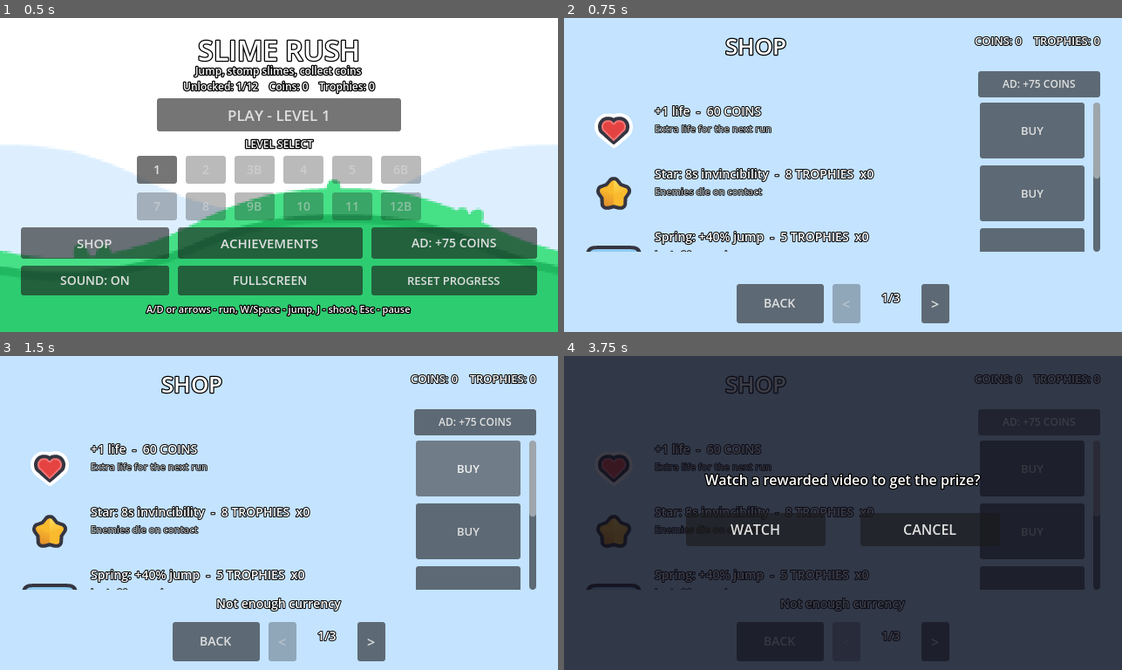
Above: before the commit, frames 1-4 (two rows, left to right).
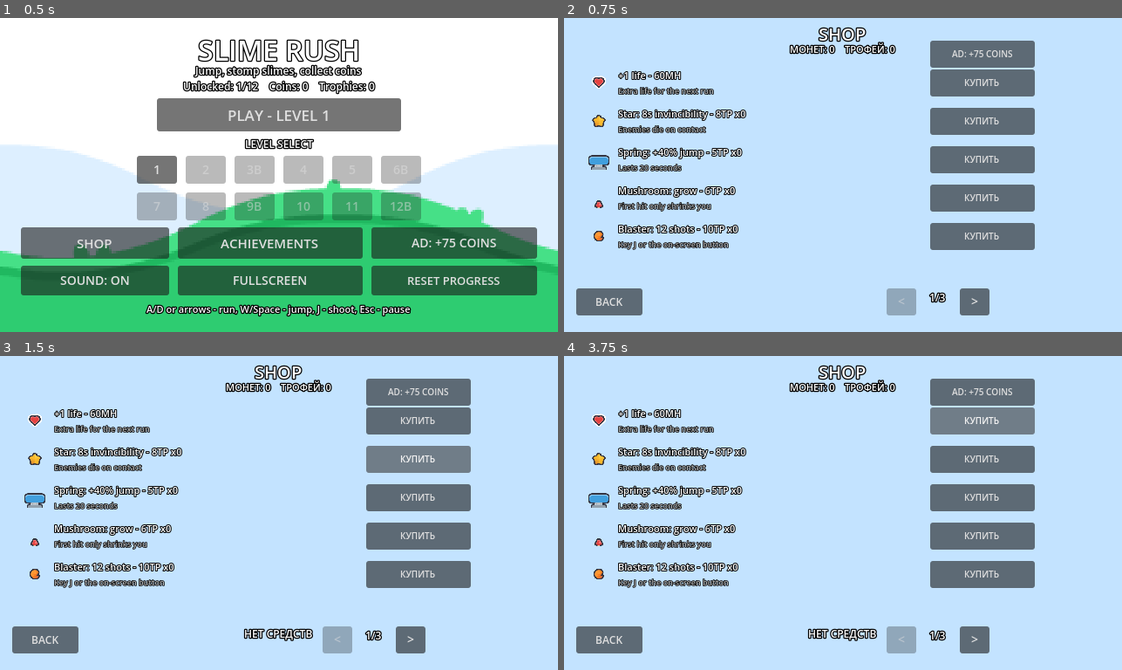
Above: after the commit, the same moments.

Repository: ybragim-ai/slime_rush
Game: Godot game, scene res://menu.tscn
The game is run twice, just before and just after one commit, with the same random seed, the same clock (stepped at 60 frames per second) and the same inputs.
Inputs (mouse positions are in pixels of both pictures, inside the frame that each line leads up to):
- Up to frame 1 (0.5 s): no input
- Up to frame 2 (0.75 s): click "SHOP" at 0.5 s
- Up to frame 3 (1.5 s): click (468, 469) at 1.25 s, where only the run before the commit has a clickable "BUY"
- Up to frame 4 (3.75 s): click (1032, 531) at 2 s, where only the run before the commit has a clickable "BUY"; click (1032, 594) at 2.75 s, where only the run before the commit has a clickable "BUY"; click (982, 421) at 3.5 s, where only the run after the commit has a clickable "КУПИТЬ"

Frame 1 is identical in both runs. In frame 2, 27% of the frame differs, in the area x 2-97%, y 2-98%; in frame 3, 28%; in frame 4, 99%, in the area x 0-100%, y 0-100%.

Commit message:
Add files via upload

Diff:
--- a/shop.gd
+++ b/shop.gd
@@ -10,13 +10,12 @@
 var root: Control
 var balance: Label
 var toast: Label
+var pagination_label: Label
+var prev_btn: Button
+var next_btn: Button
 var page := 0
 var rows: Array = []
 var ad_box
-var items_container: VBoxContainer
-var pagination_label: Label
-var prev_btn: Button
-var next_btn: Button
 
 const ICON_COLORS := {
 	"heart": Color(0.906, 0.298, 0.235),
@@ -26,124 +25,37 @@
 	"flamethrower": Color(0.902, 0.494, 0.133)
 }
 
-
 func _ready() -> void:
 	Ya.game_ready()
 	UI.make_background(self, "background_solid_sky")
 	root = UI.make_ui_layer(self, 10)
 
-	# Настройка root для правильного позиционирования
-	var viewport_size := get_viewport().get_visible_rect().size
-	root.position = Vector2.ZERO
-	root.size = viewport_size
-	root.set_anchors_preset(Control.PRESET_FULL_RECT)
-
-	# Основной вертикальный контейнер
-	var main_container := VBoxContainer.new()
-	main_container.size_flags_horizontal = Control.SIZE_EXPAND_FILL
-	main_container.size_flags_vertical = Control.SIZE_EXPAND_FILL
-	main_container.set_anchors_preset(Control.PRESET_FULL_RECT)
-	main_container.offset_left = 25
-	main_container.offset_top = 10
-	main_container.offset_right = -25
-	main_container.offset_bottom = -10
-	main_container.add_theme_constant_override("separation", 6)
-	root.add_child(main_container)
-
-	# Верхняя панель с заголовком и балансом
-	var header := HBoxContainer.new()
-	header.size_flags_horizontal = Control.SIZE_EXPAND_FILL
-	header.add_theme_constant_override("separation", 20)
-	header.custom_minimum_size = Vector2(0, 45)
-	main_container.add_child(header)
-
-	var title := Label.new()
-	title.text = L.t("shop")
-	title.horizontal_alignment = HORIZONTAL_ALIGNMENT_CENTER
-	title.size_flags_horizontal = Control.SIZE_EXPAND_FILL
-	title.add_theme_font_size_override("font_size", 26)
-	UI.style_label(title, 26, 5)
-	header.add_child(title)
-
-	balance = Label.new()
-	balance.text = ""
-	balance.horizontal_alignment = HORIZONTAL_ALIGNMENT_RIGHT
-	balance.custom_minimum_size = Vector2(180, 30)
-	balance.add_theme_font_size_override("font_size", 13)
-	UI.style_label(balance, 13, 4)
-	header.add_child(balance)
-
-	# Кнопка рекламы
-	var ad_container := HBoxContainer.new()
-	ad_container.size_flags_horizontal = Control.SIZE_EXPAND_FILL
-	ad_container.alignment = BoxContainer.ALIGNMENT_END
-	ad_container.custom_minimum_size = Vector2(0, 30)
-	main_container.add_child(ad_container)
-
-	var ad_btn := Button.new()
-	ad_btn.text = L.t("ad_coins")
-	ad_btn.custom_minimum_size = Vector2(140, 28)
-	ad_btn.add_theme_font_size_override("font_size", 12)
-	ad_container.add_child(ad_btn)
+	# ЗАГОЛОВОК
+	UI.make_label(root, L.t("shop"), Vector2(0, 4), 640.0, 20)
+
+	# БАЛАНС
+	balance = UI.make_label(root, "", Vector2(0, 28), 640.0, 11)
+
+	# КНОПКА РЕКЛАМЫ - выровнена по колонке кнопок "КУПИТЬ" (x=420, w=120)
+	var ad_btn := UI.make_button(root, L.t("ad_coins"), Vector2(420, 26), Vector2(120, 24), 10)
 	ad_btn.pressed.connect(func(): ad_box.ask("coins"))
 
-	# КОНТЕЙНЕР С ПРОКРУТКОЙ
-	var scroll := ScrollContainer.new()
-	scroll.size_flags_horizontal = Control.SIZE_EXPAND_FILL
-	scroll.size_flags_vertical = Control.SIZE_EXPAND_FILL
-	scroll.horizontal_scroll_mode = ScrollContainer.SCROLL_MODE_DISABLED
-	main_container.add_child(scroll)
-
-	# Контейнер для списка товаров (внутри скролла)
-	items_container = VBoxContainer.new()
-	items_container.size_flags_horizontal = Control.SIZE_EXPAND_FILL
-	items_container.add_theme_constant_override("separation", 8)
-	scroll.add_child(items_container)
-
-	# Toast сообщение
-	toast = Label.new()
-	toast.text = ""
-	toast.horizontal_alignment = HORIZONTAL_ALIGNMENT_CENTER
-	toast.custom_minimum_size = Vector2(0, 25)
-	toast.add_theme_font_size_override("font_size", 14)
-	UI.style_label(toast, 14, 4)
-	main_container.add_child(toast)
-
-	# Нижняя панель с кнопками навигации
-	var bottom_panel := HBoxContainer.new()
-	bottom_panel.alignment = BoxContainer.ALIGNMENT_CENTER
-	bottom_panel.size_flags_horizontal = Control.SIZE_EXPAND_FILL
-	bottom_panel.add_theme_constant_override("separation", 10)
-	bottom_panel.custom_minimum_size = Vector2(0, 45)
-	main_container.add_child(bottom_panel)
-
-	var back := Button.new()
-	back.text = L.t("back")
-	back.custom_minimum_size = Vector2(100, 32)
-	back.add_theme_font_size_override("font_size", 14)
-	bottom_panel.add_child(back)
+	# TOAST
+	toast = UI.make_label(root, "", Vector2(0, 310), 640.0, 12)
+
+	# КНОПКА НАЗАД
+	var back := UI.make_button(root, L.t("back"), Vector2(14, 310), Vector2(76, 26), 12)
 	back.pressed.connect(_on_back)
 
-	prev_btn = Button.new()
-	prev_btn.text = "<"
-	prev_btn.custom_minimum_size = Vector2(32, 32)
-	prev_btn.add_theme_font_size_override("font_size", 16)
+	# СТРЕЛКИ И ПАГИНАЦИЯ
+	prev_btn = UI.make_button(root, "<", Vector2(370, 310), Vector2(34, 26), 14)
 	prev_btn.pressed.connect(_on_prev)
-	bottom_panel.add_child(prev_btn)
-
-	pagination_label = Label.new()
+
+	pagination_label = UI.make_label(root, "", Vector2(406, 312), 46.0, 12)
 	pagination_label.horizontal_alignment = HORIZONTAL_ALIGNMENT_CENTER
-	pagination_label.custom_minimum_size = Vector2(50, 32)
-	pagination_label.add_theme_font_size_override("font_size", 14)
-	UI.style_label(pagination_label, 14, 4)
-	bottom_panel.add_child(pagination_label)
-
-	next_btn = Button.new()
-	next_btn.text = ">"
-	next_btn.custom_minimum_size = Vector2(32, 32)
-	next_btn.add_theme_font_size_override("font_size", 16)
+
+	next_btn = UI.make_button(root, ">", Vector2(454, 310), Vector2(34, 26), 14)
 	next_btn.pressed.connect(_on_next)
-	bottom_panel.add_child(next_btn)
 
 	_build_rows()
 
@@ -152,7 +64,6 @@
 	Ya.rewarded.connect(_on_rewarded)
 	Globals.hud_changed.connect(_refresh)
 	_refresh()
-
 
 func _build_rows() -> void:
 	for row in rows:
@@ -161,69 +72,60 @@
 	rows.clear()
 
 	for i in range(PER_PAGE):
-		var item_row := HBoxContainer.new()
-		item_row.alignment = BoxContainer.ALIGNMENT_CENTER
-		item_row.size_flags_horizontal = Control.SIZE_EXPAND_FILL
-		item_row.add_theme_constant_override("separation", 15)
-
-		var row_height := 64
-		item_row.custom_minimum_size = Vector2(0, row_height)
-		items_container.add_child(item_row)
-
-		# Иконка с отступом слева
-		var icon_container := HBoxContainer.new()
-		icon_container.custom_minimum_size = Vector2(50, 0)
-		icon_container.alignment = BoxContainer.ALIGNMENT_CENTER
-		item_row.add_child(icon_container)
-
+		var y := 58.0 + float(i) * 44.0
+
+		var container := Node2D.new()
+		root.add_child(container)
+
+		# ИКОНКА - фиксированный бокс 24x24, текстура масштабируется внутрь
 		var icon := TextureRect.new()
-		icon.custom_minimum_size = Vector2(32, 32)
-		# В Godot 4.7 используем size вместо expand
-		icon.size = Vector2(32, 32)
-		icon.stretch_mode = TextureRect.STRETCH_KEEP_CENTERED
-		icon_container.add_child(icon)
-
-		# Контейнер для текста
-		var text_container := VBoxContainer.new()
-		text_container.size_flags_horizontal = Control.SIZE_EXPAND_FILL
-		text_container.add_theme_constant_override("separation", 2)
-		item_row.add_child(text_container)
-
+		icon.expand_mode = TextureRect.EXPAND_IGNORE_SIZE
+		icon.stretch_mode = TextureRect.STRETCH_KEEP_ASPECT_CENTERED
+		icon.custom_minimum_size = Vector2(24, 24)
+		icon.position = Vector2(28, y + 4)
+		icon.size = Vector2(24, 24)
+		icon.mouse_filter = Control.MOUSE_FILTER_IGNORE
+		icon.visible = false
+		container.add_child(icon)
+
+		# ЗАГЛУШКА ИКОНКИ - создаётся один раз, а не каждый _refresh()
+		var fallback := ColorRect.new()
+		fallback.position = Vector2(28, y + 4)
+		fallback.size = Vector2(24, 24)
+		fallback.mouse_filter = Control.MOUSE_FILTER_IGNORE
+		fallback.visible = false
+		container.add_child(fallback)
+
+		# НАЗВАНИЕ - увеличен отступ
 		var name_label := Label.new()
-		name_label.text = ""
-		name_label.size_flags_horizontal = Control.SIZE_EXPAND_FILL
-		name_label.add_theme_font_size_override("font_size", 14)
-		UI.style_label(name_label, 14, 4)
-		text_container.add_child(name_label)
-
+		name_label.position = Vector2(62, y)
+		name_label.size = Vector2(340, 18)
+		name_label.clip_text = true
+		name_label.add_theme_font_size_override("font_size", 11)
+		UI.style_label(name_label, 11, 4)
+		container.add_child(name_label)
+
+		# ОПИСАНИЕ - увеличен отступ
 		var desc_label := Label.new()
-		desc_label.text = ""
-		desc_label.size_flags_horizontal = Control.SIZE_EXPAND_FILL
-		desc_label.add_theme_font_size_override("font_size", 11)
+		desc_label.position = Vector2(62, y + 19)
+		desc_label.size = Vector2(340, 13)
+		desc_label.clip_text = true
+		desc_label.add_theme_font_size_override("font_size", 9)
 		desc_label.modulate = Color(0.7, 0.7, 0.7)
-		UI.style_label(desc_label, 11, 3)
-		text_container.add_child(desc_label)
-
-		# Кнопка покупки
-		var btn_container := HBoxContainer.new()
-		btn_container.custom_minimum_size = Vector2(140, 0)
-		btn_container.alignment = BoxContainer.ALIGNMENT_CENTER
-		item_row.add_child(btn_container)
-
-		var btn := Button.new()
-		btn.text = L.t("buy")
-		btn.custom_minimum_size = Vector2(120, 32)
-		btn.add_theme_font_size_override("font_size", 13)
-		btn_container.add_child(btn)
+		UI.style_label(desc_label, 9, 3)
+		container.add_child(desc_label)
+
+		# КНОПКА КУПИТЬ
+		var btn := UI.make_button(container, L.t("buy"), Vector2(420, y + 1), Vector2(120, 24), 10)
 
 		rows.append({
 			"icon": icon,
+			"fallback": fallback,
 			"name": name_label,
 			"desc": desc_label,
 			"button": btn,
-			"container": item_row
+			"container": container
 		})
-
 
 func _page_items() -> Array:
 	var items: Array = []
@@ -234,13 +136,11 @@
 			items.append(Globals.SHOP[index])
 	return items
 
-
 func _pages() -> int:
 	return int(ceil(float(Globals.SHOP.size()) / float(PER_PAGE)))
 
-
 func _refresh() -> void:
-	balance.text = "%s: %d    %s: %d" % [L.t("coins"), Globals.coins, L.t("trophies"), Globals.trophies]
+	balance.text = "МОНЕТ: %d    ТРОФЕЙ: %d" % [Globals.coins, Globals.trophies]
 	pagination_label.text = "%d/%d" % [page + 1, _pages()]
 
 	prev_btn.disabled = (page == 0)
@@ -250,32 +150,39 @@
 	for i in range(rows.size()):
 		var row: Dictionary = rows[i]
 		var icon: TextureRect = row["icon"]
+		var fallback: ColorRect = row["fallback"]
 		var name_label: Label = row["name"]
 		var desc_label: Label = row["desc"]
 		var btn: Button = row["button"]
+		var container: Node2D = row["container"]
 
 		if i >= items.size():
-			icon.visible = false
-			name_label.text = ""
-			desc_label.text = ""
-			btn.visible = false
+			container.visible = false
 			continue
 
+		container.visible = true
 		var item: Dictionary = items[i]
 		var id := String(item["id"])
 
-		# Загружаем иконку
-		icon.visible = true
-		var icon_path := UI.TILES + String(item.get("icon", "heart")) + ".png"
+		var icon_name := String(item.get("icon", "heart"))
+		var icon_path := UI.TILES + icon_name + ".png"
 		if ResourceLoader.exists(icon_path):
 			icon.texture = load(icon_path)
-
-		var unit := L.t("trophies") if String(item["currency"]) == "trophies" else L.t("coins")
+			icon.visible = true
+			fallback.visible = false
+		else:
+			icon.texture = null
+			icon.visible = false
+			fallback.color = ICON_COLORS.get(icon_name, Color(0.5, 0.5, 0.5))
+			fallback.visible = true
+
+		var currency := String(item["currency"])
+		var unit := "ТР" if currency == "trophies" else "МН"
 		var suffix := ""
 		if String(item["kind"]) == "booster":
-			suffix = "  x%d" % int(Globals.inventory.get(id, 0))
-
-		name_label.text = "%s  -  %d %s%s" % [L.pick(item["name"]), int(item["price"]), unit, suffix]
+			suffix = " x%d" % int(Globals.inventory.get(id, 0))
+
+		name_label.text = "%s - %d%s%s" % [L.pick(item["name"]), int(item["price"]), unit, suffix]
 		desc_label.text = L.pick(item["desc"])
 
 		btn.visible = true
@@ -285,22 +192,20 @@
 		if (kind == "skin" or kind == "upgrade") and Globals.owned.get(id, false):
 			if kind == "skin":
 				var equipped := Globals.skin == String(item.get("skin", ""))
-				btn.text = L.t("equipped") if equipped else L.t("equip")
+				btn.text = "НАДЕТО" if equipped else "НАДЕТЬ"
 				btn.disabled = equipped
 			else:
-				btn.text = L.t("owned")
+				btn.text = "КУПЛЕНО"
 				btn.disabled = true
 		else:
-			btn.text = L.t("buy")
+			btn.text = "КУПИТЬ"
 
 		_reconnect(btn, id)
-
 
 func _reconnect(btn: Button, id: String) -> void:
 	for c in btn.pressed.get_connections():
 		btn.pressed.disconnect(c["callable"])
 	btn.pressed.connect(_on_row.bind(id))
-
 
 func _on_row(id: String) -> void:
 	var item := Globals.shop_item(id)
@@ -317,33 +222,29 @@
 	match result:
 		"ok":
 			Sfx.play("sfx_gem")
-			toast.text = L.t("bought")
+			toast.text = "КУПЛЕНО!"
 		"no_money":
 			Sfx.play("sfx_bump")
-			toast.text = L.t("no_money")
+			toast.text = "НЕТ СРЕДСТВ"
 		_:
 			toast.text = ""
 	_refresh()
-
 
 func _on_prev() -> void:
 	page = (page - 1 + _pages()) % _pages()
 	Sfx.play("sfx_select")
 	_refresh()
 
-
 func _on_next() -> void:
 	page = (page + 1) % _pages()
 	Sfx.play("sfx_select")
 	_refresh()
 
-
 func _on_rewarded(tag: String) -> void:
 	Globals.grant_reward(tag)
 	Sfx.play("sfx_gem")
-	toast.text = L.t("reward_done")
-	_refresh()
-
+	toast.text = "РЕКЛАМА ПОСМОТРЕНА!"
+	_refresh()
 
 func _on_back() -> void:
 	Sfx.play("sfx_select")
